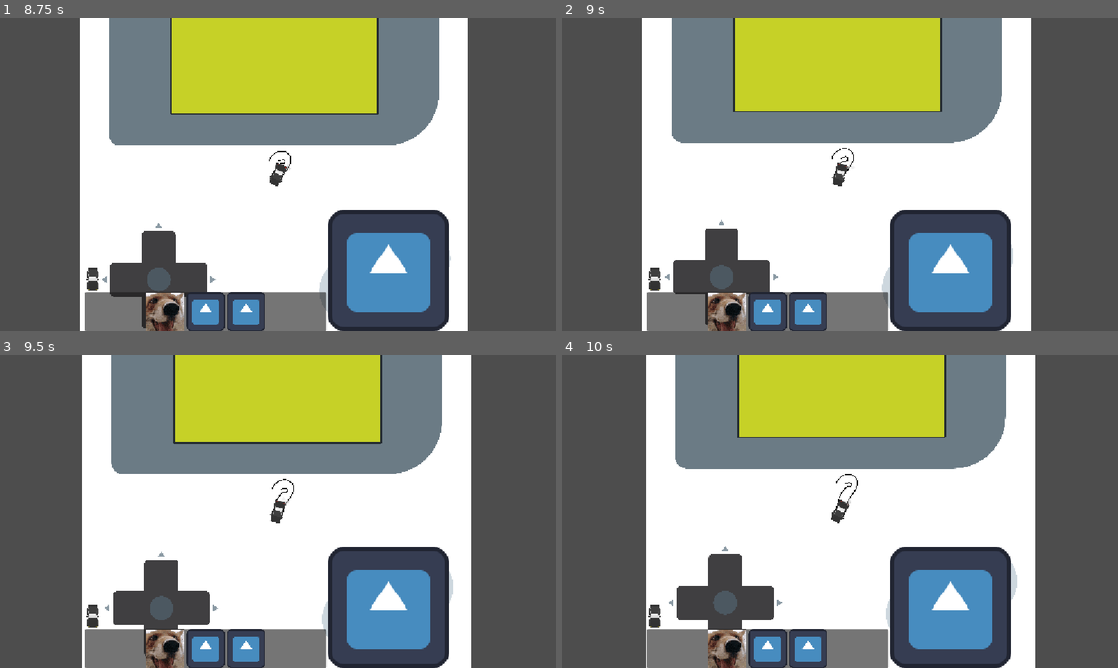
Above: before the commit, frames 1-4 (two rows, left to right).
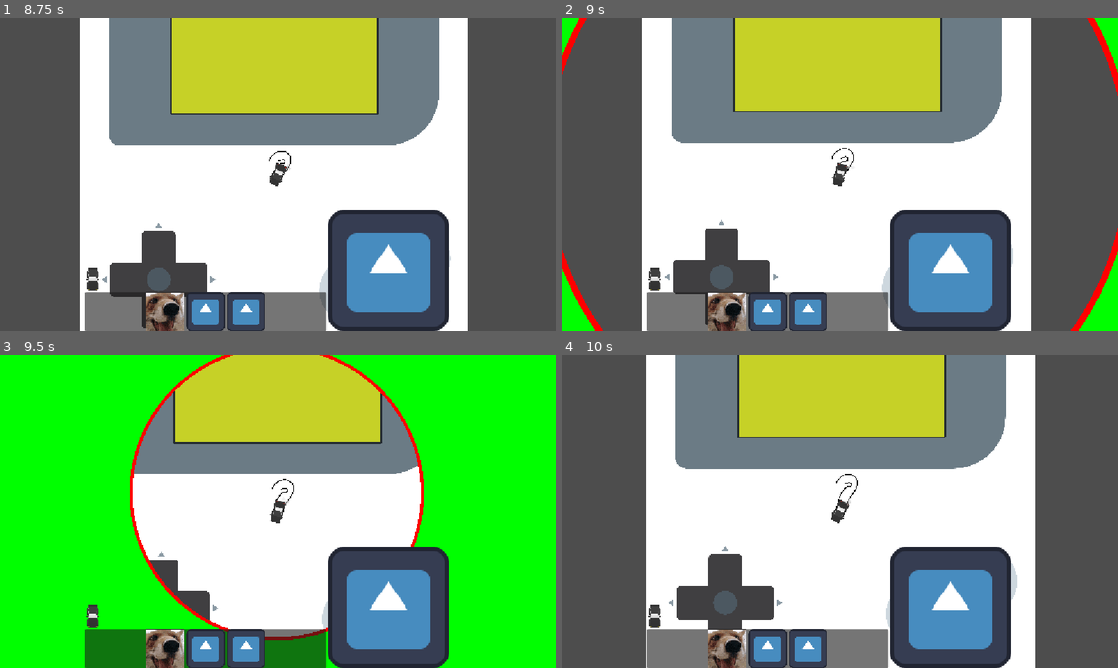
Above: after the commit, the same moments.

Repository: DBorgKiwami/game-jam-2
Game: Godot game, scene res://levels/testlevel.tscn
Two runs of this game, one before a commit and one after it. Both use one fixed random seed, a clock stepped at 60 frames per second and the inputs below. The engine's default icon, where the game draws it, is replaced by a stand-in: a white triangle on a blue panel in a dark square.
Inputs (mouse positions are in pixels of both pictures, inside the frame that each line leads up to):
- Up to frame 1 (8.75 s): click (166, 312) at 0.5 s; click (205, 312) at 1.25 s; click (244, 312) at 2 s; click "Press me 10 times to win" at 2.75 s; click (94, 277) at 3.5 s; tap Enter at 4.25 s; move the mouse to (400, 158) at 4.27 s; hold Right (turn_right) 4.28-5.03 s; hold Up (gas_pedal) 4.28-5.03 s; move the mouse to (166, 190) at 5.02 s; hold Space (brakes) 5.03-5.78 s; click (166, 190) at 5.1 s; move the mouse to (333, 105) at 5.77 s; hold Up (gas_pedal) 5.78-6.53 s; hold Right (turn_right) 5.78-7.28 s; move the mouse to (250, 237) at 6.52 s; click (250, 237) at 6.6 s; move the mouse to (444, 221) at 7.27 s; hold Up (gas_pedal) 7.28-8.03 s; hold Left (turn_left) from 7.28 s (still down); move the mouse to (111, 127) at 8.02 s; click (111, 127) at 8.1 s
- Up to frame 2 (9 s): move the mouse to (867, 174) at 8.77 s; release Left (turn_left) at 8.78 s; hold Space (brakes) from 8.78 s (still down); hold Up (gas_pedal) from 8.78 s (still down)
- Up to frame 3 (9.5 s): keep holding Space (brakes); keep holding Up (gas_pedal)
- Up to frame 4 (10 s): move the mouse to (756, 433) at 9.52 s; release Space (brakes) at 9.53 s; release Up (gas_pedal) at 9.53 s; hold Right (turn_right) from 9.53 s (still down); click (756, 433) at 9.6 s

Frame 1 is identical in both runs. In frame 2, 3.0% of the frame differs, in the area x 0-100%, y 0-100%; in frame 3, 54%; in frame 4, nothing differs.

Commit message:
Base of Storm Shader CodE

Diff:
--- /dev/null
+++ b/storm/storm.gdshader
@@ -0,0 +1,20 @@
+shader_type canvas_item;
+
+uniform float circle_size : hint_range(0.0, 1.0) = 0.4;
+uniform float border_size : hint_range(0.0, 1.0) = 0.1;
+uniform float ratio_width = 1.0;
+uniform float ratio_height = 1.0;
+
+
+void fragment() {
+	float ratio = ratio_width / ratio_height;
+	float dist = distance(vec2(0.5, 0.5), vec2(mix(0.5, UV.x, ratio), UV.y));
+	vec4 orig_color = texture(TEXTURE, UV);
+
+	float mask = step(circle_size, dist);
+	float borderMask = step(border_size, dist);
+	float act = mask - borderMask;
+	COLOR.rgb = vec3(mask-borderMask, borderMask, 0.0);
+	COLOR.a = mask;
+	//COLOR.a = (1.0 - mask);
+}
--- a/storm/storm.tscn
+++ b/storm/storm.tscn
@@ -1,18 +1,33 @@
 [gd_scene format=3 uid="uid://pw02kfhir1h5"]
 
 [ext_resource type="Script" uid="uid://clu7pfraftlek" path="res://storm/storm.gd" id="1_77wy8"]
+[ext_resource type="Shader" uid="uid://c5m4raj5idvg0" path="res://storm/storm.gdshader" id="2_uhs3t"]
+[ext_resource type="Texture2D" uid="uid://wu8ay8iah7mp" path="res://particles/square.png" id="3_uhs3t"]
 
 [sub_resource type="CircleShape2D" id="CircleShape2D_x1v4d"]
+
+[sub_resource type="ShaderMaterial" id="ShaderMaterial_2jc1j"]
+shader = ExtResource("2_uhs3t")
+shader_parameter/circle_size = 0.0450000021375
+shader_parameter/border_size = 0.046000002185
+shader_parameter/ratio_width = 1.0
+shader_parameter/ratio_height = 1.0
 
 [node name="Storm" type="Area2D" unique_id=1438828153]
 z_index = 10
 scale = Vector2(2000, 2000)
 script = ExtResource("1_77wy8")
-shrinkSpeed = 10.0
+shrinkSpeed = 200.0
 
 [node name="CollisionShape2D" type="CollisionShape2D" parent="." unique_id=760887716]
 shape = SubResource("CircleShape2D_x1v4d")
 debug_color = Color(0.9962091, 0, 0.1996977, 0.41960785)
 
+[node name="Sprite2D" type="Sprite2D" parent="." unique_id=663391082]
+texture_filter = 2
+material = SubResource("ShaderMaterial_2jc1j")
+scale = Vector2(0.432, 0.432)
+texture = ExtResource("3_uhs3t")
+
 [connection signal="body_entered" from="." to="." method="_on_body_entered"]
 [connection signal="body_exited" from="." to="." method="_on_body_exited"]
Binary file added: images/storm mask.png
Not shown, added: images/storm mask.png.import
Not shown, added: storm/storm.gdshader.uid
